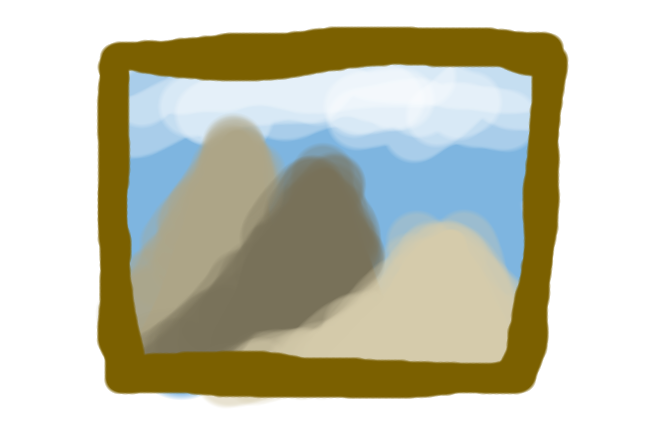
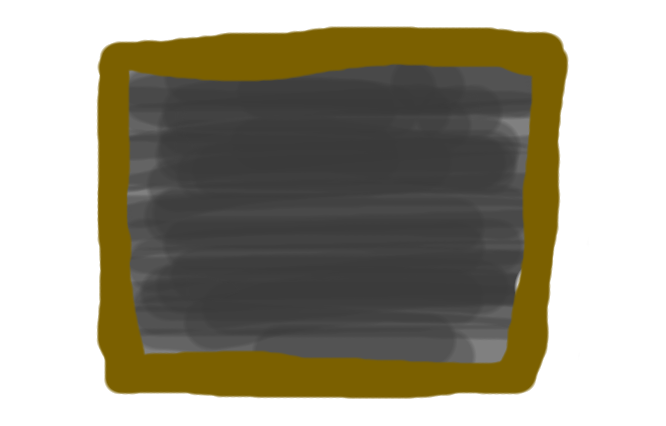
Layers edited between the first and the second 666 x 426 image:
painted on "Paint Layer 33" over [left=95, top=63, right=559, bottom=409]
added layer "Paint Layer 49" above "Paint Layer 50" over [left=95, top=63, right=559, bottom=409]
added layer "Paint Layer 50" above "Paint Layer 38" over [left=95, top=63, right=559, bottom=409]
moved "Paint Layer 35" into group "Group 37", painted on it over [left=95, top=64, right=559, bottom=409]
moved "Paint Layer 34" into group "Group 37" over [left=128, top=128, right=320, bottom=409]
moved "Paint Layer 36" into group "Group 37", painted on it over [left=95, top=63, right=559, bottom=409]
